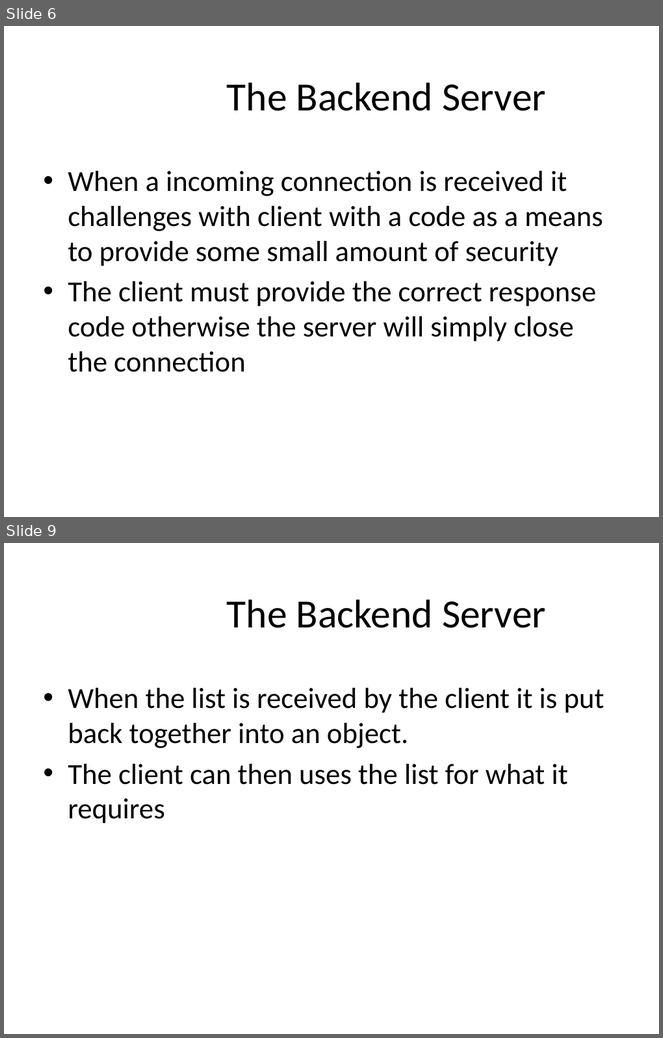
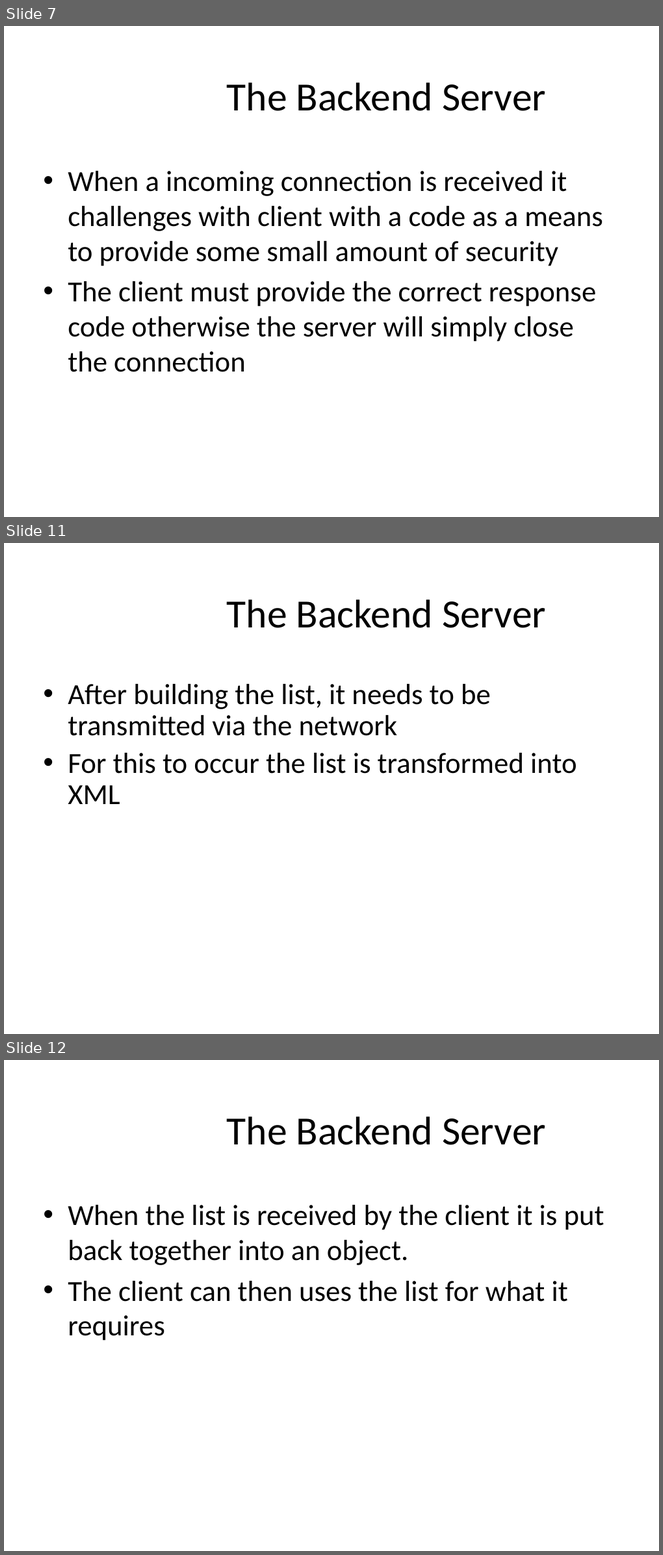
Before and after one commit to master20151121/mmoments, a slide deck: Mobile Musical Moments.pptx. Shown one above the other, each under a label of ours: slides 6 and 9 before the commit, slides 7, 11 and 12 after it; the slides between them are not shown. The pictures are 663x1038 and 663x1555 pixels, drawn with LibreOffice and Linux fonts; fonts in the diff are those of the drawing; background and template pictures are left out. Boxes give left, top, right and bottom in pixels: in the first picture for what was removed or moved away, otherwise in the second. Text is boxed around its words. In the diff, an @@ line names an element or a change of style, - is before the commit and + after.

```diff
--- a/Mobile Musical Moments.pptx
+++ b/Mobile Musical Moments.pptx
@@ slide 11 added at [4, 543, 659, 1034], background #FFFFFF @@
@@ title added at [227, 600, 546, 628], 44 pt, text #000000 @@
+The Backend Server
@@ text added at [68, 684, 577, 804], 32 pt, text #000000 @@
+• After building the list, it needs to be transmitted via the network
+• For this to occur the list is transformed into XML
@@ what was slide 6 is now slide 7 @@
@@ what was slide 9 is now slide 12 @@
```
Also in this commit, not shown: 3 slides changed, 2 other slides added, 23 other files.
